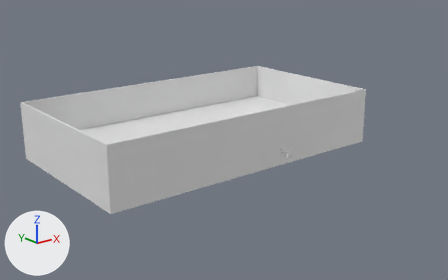
The FBX model Assets/Art/Models.fbx as it was, and as the next commit left it.
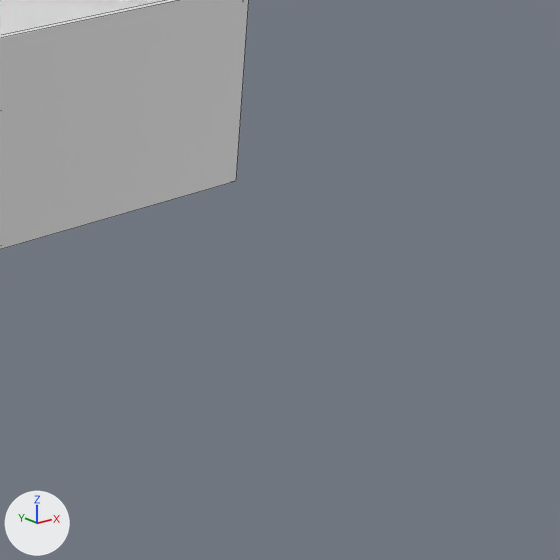
Each version appears first whole from a 50 mm lens placed at (-38.15, -51.65, 20.12), pointed at (-1.38, -5.7, 1.74), and next in a close-up on the part from 67% to 100% of the width and 33% to 86% of the height. Lighting does not change. The marker at lower left points along +X, +Y and +Z. The close-ups show mesh edges as thin lines. Where no turn or scale is listed for an object, it has been applied to the vertices.

In view in the first close-up: 'BottomWall', 'RightWall'.
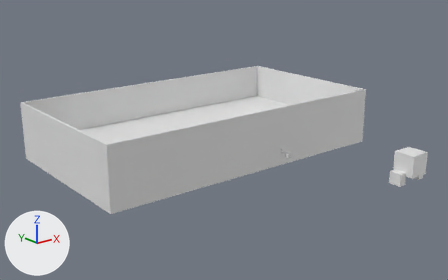
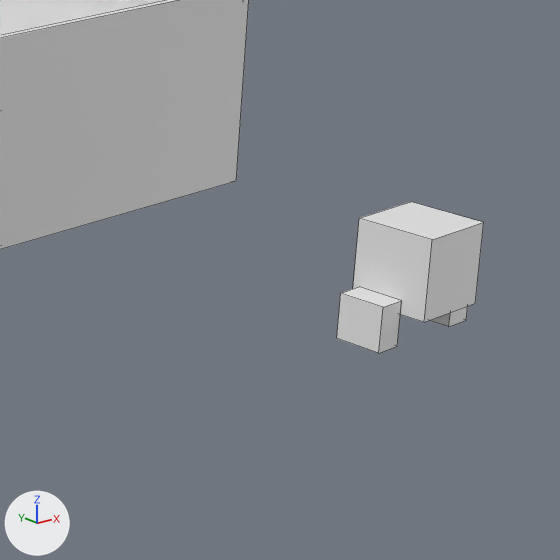
Commit message: added robot mesh

Boxes [x1, y1, x2, y2] around the edits, measured in the close-ups (560 x 560 px):
'Robot', added: after [337, 202, 484, 353]

The edits, one by one:
Mesh me_cube_007 is new.
It consists of a box spanning x 8.18..8.88, y -21.74..-20.56, z 0.04..1.17; a box spanning x 5.46..6.16, y -21.74..-20.56, z 0.04..1.17; a box spanning x 6.16..8.16, y -22.39..-20.39, z 0.82..2.82.
Object 'Robot' (ob_robot) is new; it shows me_cube_007.
Its location is (0.0, 0.0, 0.0).
